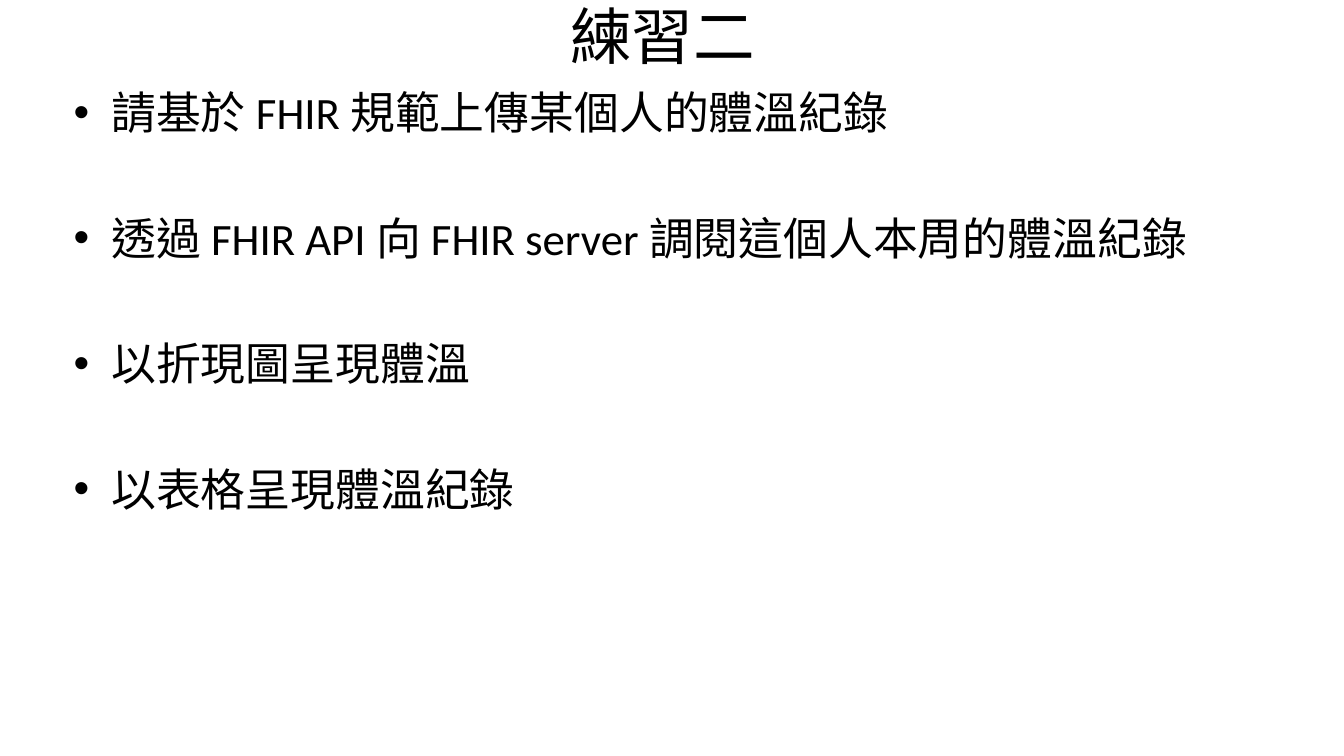
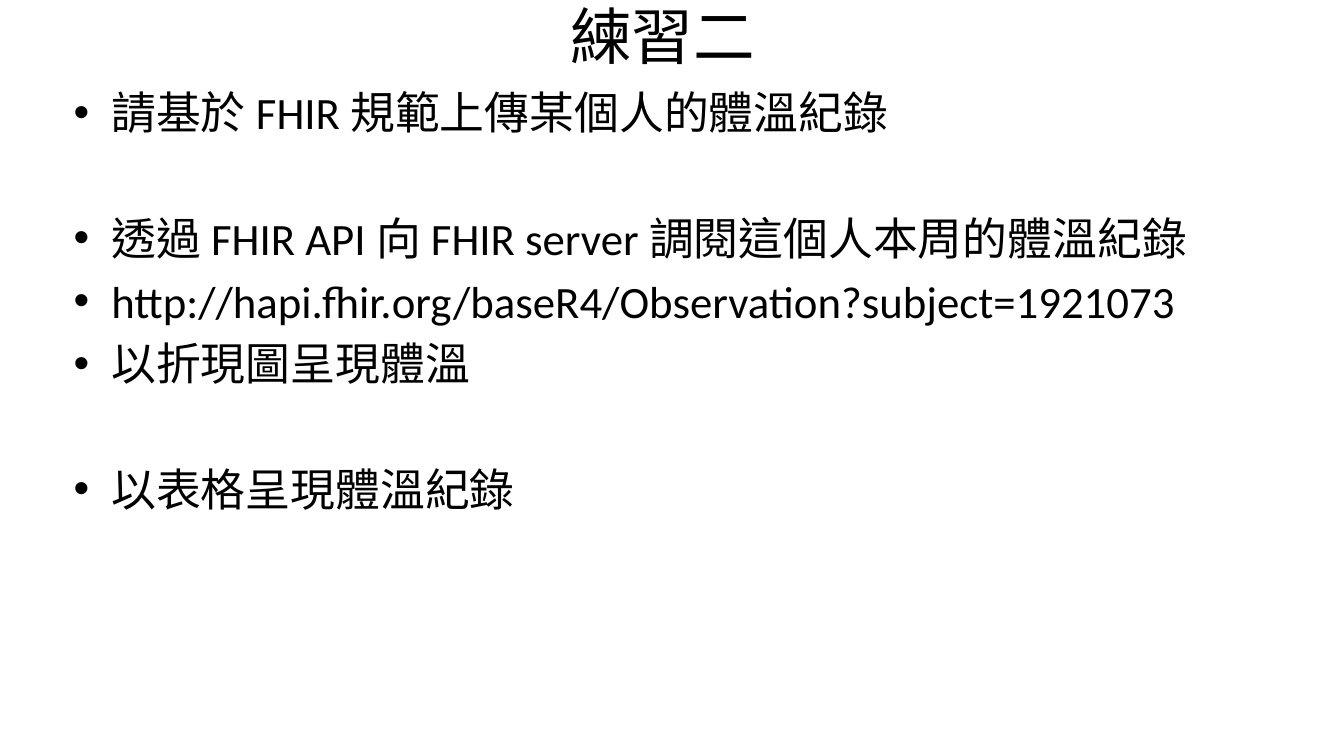
Before and after one commit to mos2718/FHIR_PACS, a slide deck: slide 9 of HTML5Canvas/ECG_Grid/drawChart.pptx. Drawn at 1344x756 pixels with LibreOffice and Linux fonts; fonts in the diff are those of the drawing. Boxes give left, top, right and bottom in pixels: in the first picture for what was removed or moved away, otherwise in the second. Text is boxed around its words. In the diff, an @@ line names an element or a change of style, - is before the commit and + after.

```diff
--- a/HTML5Canvas/ECG_Grid/drawChart.pptx
+++ b/HTML5Canvas/ECG_Grid/drawChart.pptx
@@ text at bbox=[111, 286, 1174, 326]: paragraph added @@
+• http://hapi.fhir.org/baseR4/Observation?subject=1921073
```
Also in this commit, not shown: 1 other slide changed, 3 other files.
